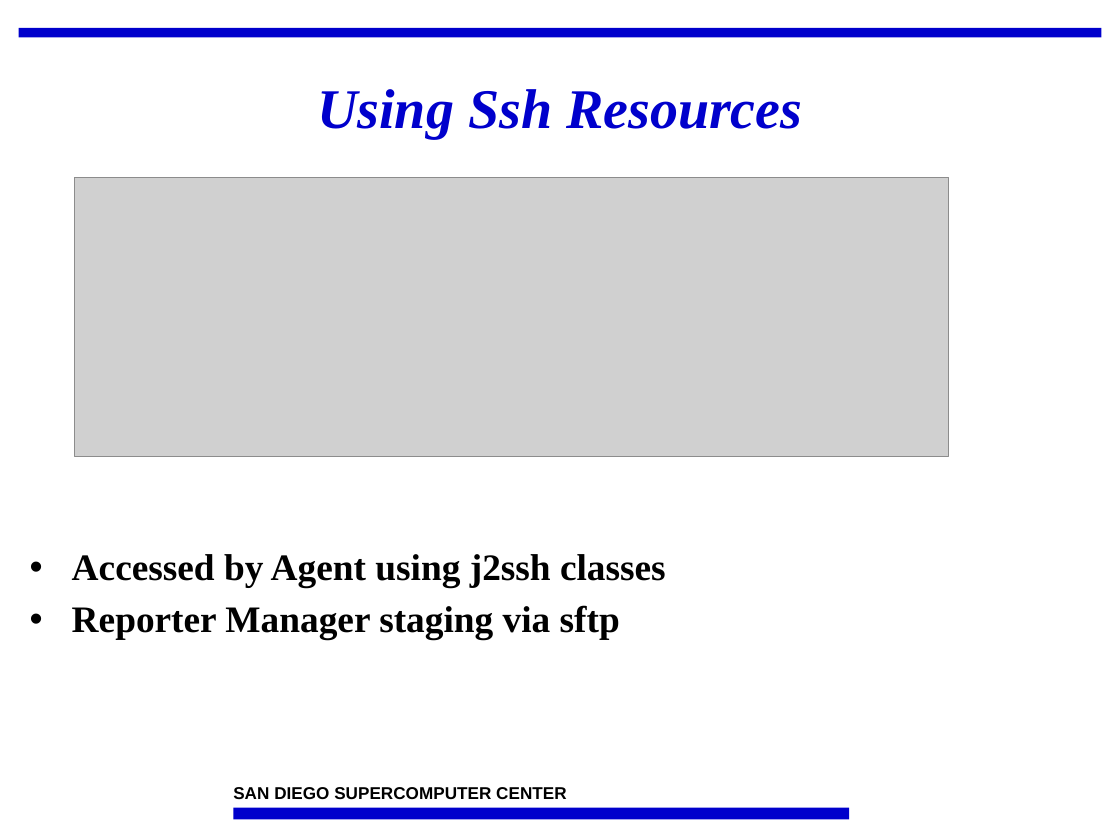
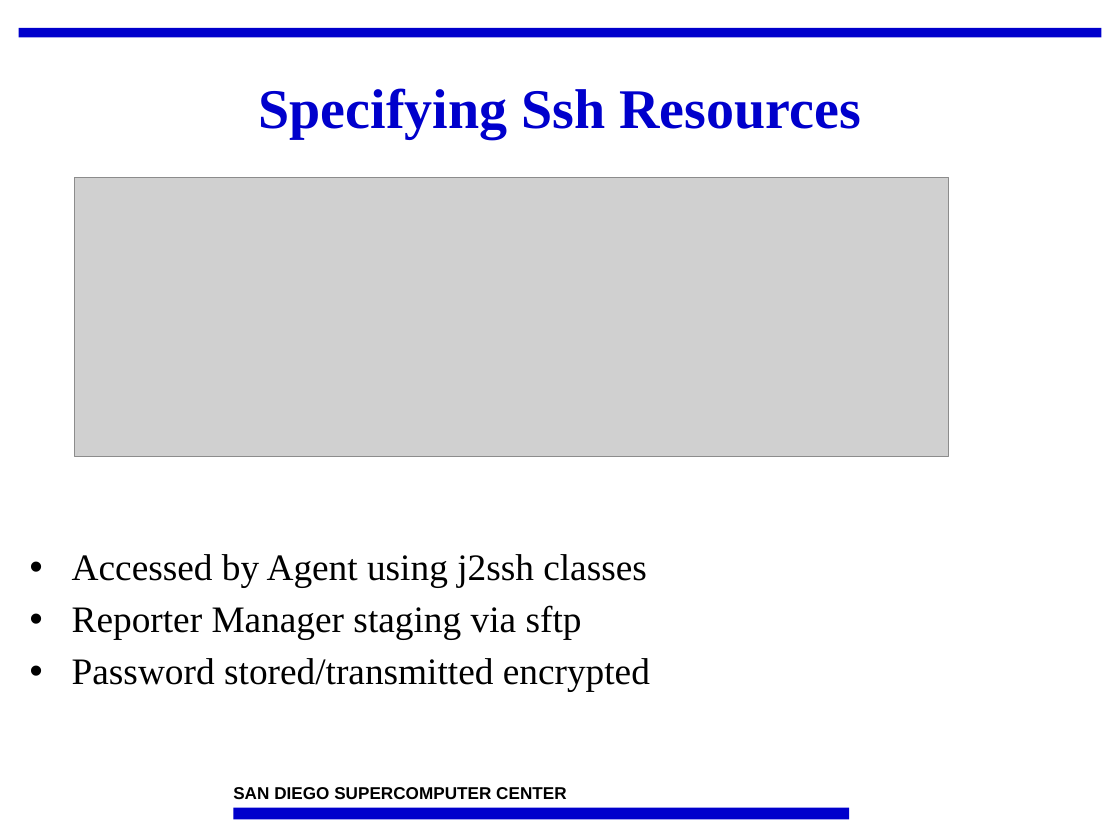
Before and after one commit to IncaProject/inca-xsede, a slide deck: slide 11 of talks/2008workshop/incat.ppt. Drawn at 1120x840 pixels with LibreOffice and Linux fonts; fonts in the diff are those of the drawing; grey boxes stand for pictures; background and template pictures are left out. Boxes give left, top, right and bottom in pixels: in the first picture for what was removed or moved away, otherwise in the second. Text is boxed around its words. In the diff, an @@ line names an element or a change of style, - is before the commit and + after.

```diff
--- a/talks/2008workshop/incat.ppt
+++ b/talks/2008workshop/incat.ppt
@@ title at (259,88,860,139): text changed; italic off @@
-Using Ssh Resources
+Specifying Ssh Resources
@@ text at (72,554,647,639): bold off in "Accessed by Agent using j2ssh classes", "Reporter Manager staging via sftp" @@
@@ text at (72,658,650,691): paragraph added @@
+• Password stored/transmitted encrypted
```
Also in this commit, not shown: 17 other slides changed, 1 slide added.
